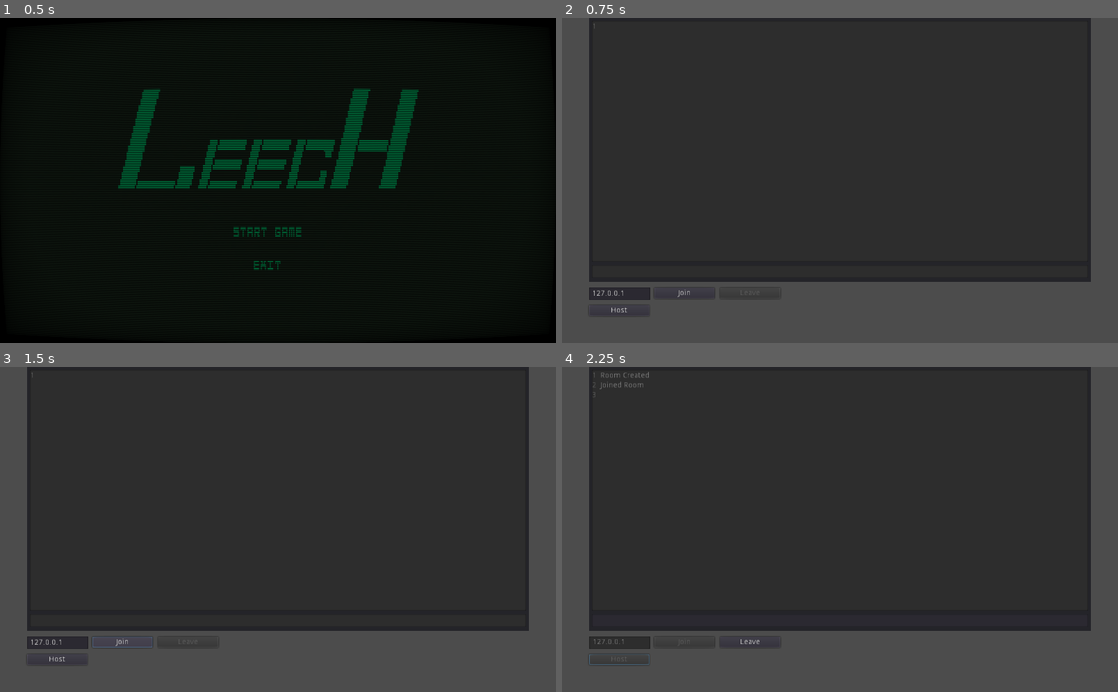
Above: before the commit, frames 1-4 (two rows, left to right).
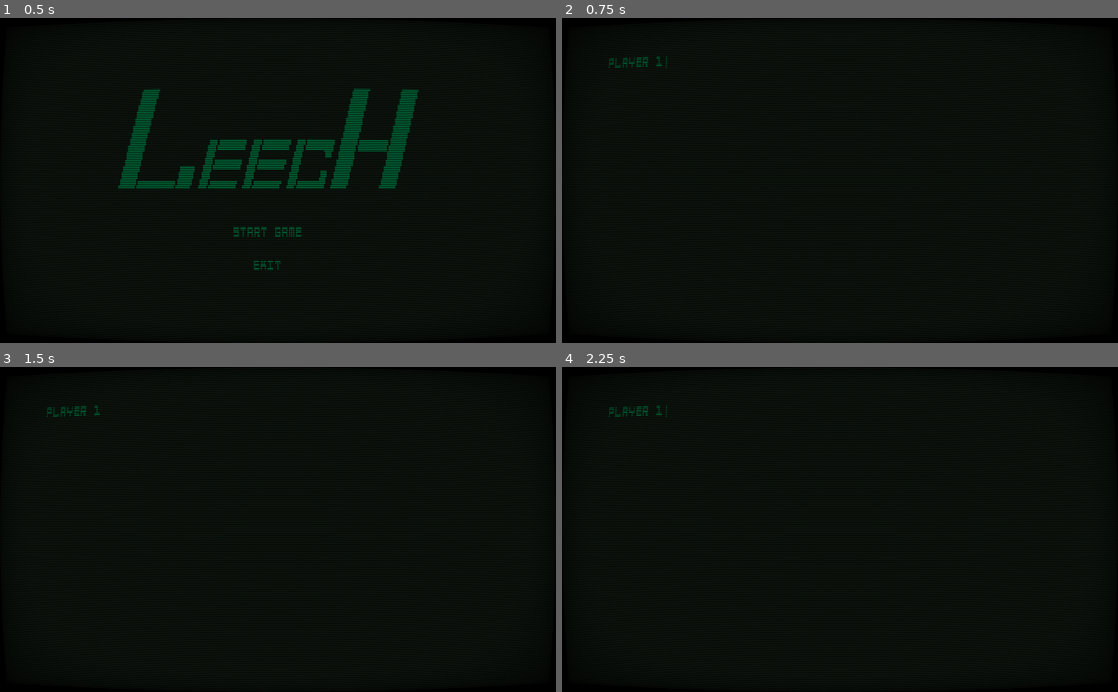
Above: after the commit, the same moments.

Repository: dvbeelen/LEECH
Game: Godot game, scene res://title/title.tscn
Two runs of this game, one before a commit and one after it. Both use one fixed random seed, a clock stepped at 60 frames per second and the inputs below.
Inputs (mouse positions are in pixels of both pictures, inside the frame that each line leads up to):
- Up to frame 1 (0.5 s): no input
- Up to frame 2 (0.75 s): click "Start game" at 0.5 s
- Up to frame 3 (1.5 s): click (122, 643) at 1.25 s, where only the run before the commit has a clickable "Join"
- Up to frame 4 (2.25 s): click (617, 659) at 2 s, where only the run before the commit has a clickable "Host"

Frame 1 is identical in both runs. In frame 2, 99% of the frame differs, in the area x 0-100%, y 0-100%; in frame 3, 99%; in frame 4, 99%.

Commit message:
Started working on Leechat

Diff:
--- a/leechat/ChatRoom.gd
+++ /dev/null
@@ -1,106 +0,0 @@
-extends Control
-
-onready var joinBtn = $Options/JoinBtn
-onready var leaveBtn = $Options/LeaveBtn
-onready var hostBtn = $Options/HostBtn
-onready var ipInput = $Options/IpInput
-
-onready var chatInput = $Panel/ChatInput
-onready var chatTxt = $Panel/ChatTxt
-
-const PORT = 31416
-const MAX_USERS = 2 # Not including host!
-
-# Client or Host connection
-var connection = null
-
-func _ready():
-
-	# Disable elements by default:
-	leaveBtn.disabled = true;
-	chatInput.editable = false;
-
-	# Listen for connection signals
-	get_tree().connect("connected_to_server", self, "enterRoom")
-	get_tree().connect("network_peer_connected", self, "userEntered")
-	get_tree().connect("network_peer_disconnected", self, "userExited")
-	get_tree().connect("server_disconnected", self, "onDisconnected")
-
-	# Setup Buttons
-	hostBtn.connect("pressed", self, "hostRoom")
-	joinBtn.connect("pressed", self, "joinRoom")
-	leaveBtn.connect("pressed", self, "leaveRoom")
-
-func _input(event):
-	if not event is InputEventKey:
-		return
-
-	if event.pressed and event.scancode == KEY_ENTER:
-		sendMessage()
-
-func sendMessage():
-	var message = chatInput.text
-	chatInput.text = ""
-
-	var id = get_tree().get_network_unique_id()
-	rpc("receiveMessage", id, message)
-
-sync func receiveMessage(id, message):
-	addMessage("[" + str(id) + "]: " + message)
-
-func hostRoom():
-	connection = NetworkedMultiplayerENet.new()
-	connection.create_server(PORT, MAX_USERS)
-	get_tree().set_network_peer(connection)
-
-	addMessage("Room Created")
-	enterRoom()
-
-func joinRoom():
-	var ip = ipInput.text
-
-	connection = NetworkedMultiplayerENet.new()
-	connection.create_client(ip, PORT)
-	get_tree().set_network_peer(connection)
-
-func enterRoom():
-	# Enable / Disable UI
-	chatInput.editable = true
-	leaveBtn.disabled = false
-	joinBtn.disabled = true
-	hostBtn.disabled = true
-	ipInput.editable = false
-
-	addMessage("Joined Room")
-
-func leaveRoom():
-	# Enable / Disable UI
-	chatInput.editable = false
-	leaveBtn.disabled = true
-	joinBtn.disabled = false
-	hostBtn.disabled = false
-	ipInput.editable = true
-
-	addMessage("Left Room")
-
-	# Disconnect...
-	connection.close_connection()
-	get_tree().set_network_peer(null)
-	connection = null
-
-func userEntered(id):
-	addMessage(str(id) + " joined the room")
-
-func userExited(id):
-	addMessage(str(id) + " left the room")
-
-func onDisconnected():
-	addMessage("Disconnected from server")
-	leaveRoom()
-
-func addMessage(message):
-	chatTxt.text += message + "\n";
-
-	# Manual scroll the text-edit (which has limited scroll features!)
-	# RichText labels have more scroll options!
-	chatTxt.cursor_set_line(chatTxt.get_line_count(), true, true)
--- a/leechat/ChatRoom.tscn
+++ /dev/null
@@ -1,68 +0,0 @@
-[gd_scene load_steps=2 format=2]
-
-[ext_resource path="res://leechat/ChatRoom.gd" type="Script" id=1]
-
-[node name="ChatRoom" type="Control"]
-anchor_right = 1.0
-anchor_bottom = 1.0
-script = ExtResource( 1 )
-
-[node name="Options" type="Control" parent="."]
-anchor_top = 1.0
-anchor_right = 1.0
-anchor_bottom = 1.0
-margin_left = 50.0
-margin_top = -100.0
-margin_right = -50.0
-
-[node name="JoinBtn" type="Button" parent="Options"]
-margin_left = 120.0
-margin_top = -2.0
-margin_right = 231.0
-margin_bottom = 18.0
-text = "Join"
-
-[node name="LeaveBtn" type="Button" parent="Options"]
-margin_left = 241.0
-margin_top = -2.0
-margin_right = 352.0
-margin_bottom = 18.0
-text = "Leave"
-
-[node name="IpInput" type="LineEdit" parent="Options"]
-margin_top = -3.0
-margin_right = 112.0
-margin_bottom = 21.0
-text = "127.0.0.1"
-
-[node name="HostBtn" type="Button" parent="Options"]
-margin_top = 30.0
-margin_right = 111.0
-margin_bottom = 50.0
-text = "Host"
-
-[node name="Panel" type="Panel" parent="."]
-anchor_right = 1.0
-anchor_bottom = 1.0
-margin_left = 50.0
-margin_right = -50.0
-margin_bottom = -113.0
-
-[node name="ChatInput" type="LineEdit" parent="Panel"]
-anchor_top = 1.0
-anchor_right = 1.0
-anchor_bottom = 1.0
-margin_left = 5.0
-margin_top = -31.0
-margin_right = -5.0
-margin_bottom = -7.0
-
-[node name="ChatTxt" type="TextEdit" parent="Panel"]
-anchor_right = 1.0
-margin_left = 5.0
-margin_top = 5.0
-margin_right = -5.0
-margin_bottom = 450.0
-mouse_default_cursor_shape = 0
-readonly = true
-show_line_numbers = true
--- /dev/null
+++ b/leechat/LEECHat.gd
@@ -0,0 +1,70 @@
+extends Control
+
+export var url = "ws://localhost:8080/"
+
+var client = WebSocketClient.new()
+onready var chatLog = $boxContainer/chatLog
+onready var writeLine = $boxContainer/HBoxContainer/writeLine
+onready var nameLabel = $boxContainer/HBoxContainer/Label
+
+func _ready():
+	nameLabel.text = "[" + Global.playerName + "]"
+	writeLine.grab_focus()
+	client.connect("connection_closed", self, "closeConn")
+	client.connect("connection_error", self, "errConn")
+	client.connect("connection_established", self, "conn")
+	client.connect("data_received", self, "onData")
+
+	var err = client.connect_to_url(url)
+	if err != OK:
+		print("Unable to connect.")
+		set_process(false)
+
+func _process(_delta):
+	client.poll()
+
+	if Input.is_action_just_pressed("frame_1"):
+		var nPayload = {
+			"method": "chat",
+			"username": Global.playerName,
+			"message": "Greetings and salutation"
+		}
+		send(nPayload)
+	if Input.is_action_just_pressed("enter"):
+		var nPayload = {
+			"method": "chat",
+			"username": Global.playerName,
+			"message": writeLine.text
+		}
+		writeLine.clear()
+		send(nPayload)
+
+func closeConn(was_clean = false):
+	print("Closed: clean " + String(was_clean))
+	set_process(false)
+
+func conn(proto = ""):
+	print("Connected with protocol: " + proto)
+	chatLogPrint("LEECH", "A new player has entered the chat!")
+
+func errConn(err):
+	print(err)
+
+func onData():
+	var payload = JSON.parse(client.get_peer(1).get_packet().get_string_from_utf8()).result
+	if payload.method == "chat":
+		chatLogPrint(payload.username, String(payload.message))
+
+func send(payload):
+	client.get_peer(1).put_packet(JSON.print(payload).to_utf8())
+
+func chatLogPrint(username, text):
+	var textcolor = "#ffffff"
+	if username != Global.playerName:
+		textcolor = "#016d3b"
+	chatLog.bbcode_text += '\n \n'
+	chatLog.bbcode_text += '[color=' + textcolor + ']'
+	if username != '':
+		chatLog.bbcode_text += '[' + username + ']: '
+	chatLog.bbcode_text += text
+	chatLog.bbcode_text += '[/color]'
--- /dev/null
+++ b/leechat/LEECHat.tscn
@@ -0,0 +1,82 @@
+[gd_scene load_steps=10 format=2]
+
+[ext_resource path="res://leechat/LEECHat.gd" type="Script" id=1]
+[ext_resource path="res://fonts/5Computers-In-Love.ttf" type="DynamicFontData" id=2]
+[ext_resource path="res://shader/crt_material.tres" type="Material" id=3]
+
+[sub_resource type="StyleBoxFlat" id=1]
+bg_color = Color( 0.0627451, 0.0980392, 0.0666667, 1 )
+
+[sub_resource type="DynamicFont" id=2]
+font_data = ExtResource( 2 )
+
+[sub_resource type="DynamicFont" id=5]
+font_data = ExtResource( 2 )
+
+[sub_resource type="StyleBoxEmpty" id=6]
+
+[sub_resource type="StyleBoxEmpty" id=3]
+
+[sub_resource type="DynamicFont" id=4]
+font_data = ExtResource( 2 )
+
+[node name="LEECHat" type="Control"]
+script = ExtResource( 1 )
+__meta__ = {
+"_edit_use_anchors_": false
+}
+
+[node name="Panel" type="Panel" parent="."]
+margin_right = 1024.0
+margin_bottom = 600.0
+custom_styles/panel = SubResource( 1 )
+
+[node name="boxContainer" type="VBoxContainer" parent="."]
+margin_left = 80.0
+margin_top = 40.0
+margin_right = 944.0
+margin_bottom = 600.0
+rect_min_size = Vector2( 864, 560 )
+__meta__ = {
+"_edit_use_anchors_": false
+}
+
+[node name="chatLog" type="RichTextLabel" parent="boxContainer"]
+margin_right = 864.0
+margin_bottom = 23.0
+custom_fonts/normal_font = SubResource( 2 )
+bbcode_enabled = true
+fit_content_height = true
+scroll_following = true
+
+[node name="HBoxContainer" type="HBoxContainer" parent="boxContainer"]
+margin_top = 27.0
+margin_right = 864.0
+margin_bottom = 49.0
+
+[node name="Label" type="Label" parent="boxContainer/HBoxContainer"]
+margin_bottom = 22.0
+custom_fonts/font = SubResource( 5 )
+custom_colors/font_color = Color( 0.00392157, 0.427451, 0.231373, 1 )
+
+[node name="writeLine" type="LineEdit" parent="boxContainer/HBoxContainer"]
+margin_left = 4.0
+margin_right = 172.0
+margin_bottom = 22.0
+custom_styles/focus = SubResource( 6 )
+custom_styles/normal = SubResource( 3 )
+custom_fonts/font = SubResource( 4 )
+custom_colors/cursor_color = Color( 0.00392157, 0.427451, 0.231373, 1 )
+custom_colors/font_color = Color( 0.00392157, 0.427451, 0.231373, 1 )
+max_length = 30
+caret_blink = true
+
+[node name="CanvasLayer" type="CanvasLayer" parent="."]
+
+[node name="ColorRect" type="ColorRect" parent="CanvasLayer"]
+material = ExtResource( 3 )
+margin_right = 1024.0
+margin_bottom = 600.0
+__meta__ = {
+"_edit_use_anchors_": false
+}
--- a/leechat/ws.gd
+++ /dev/null
@@ -1,46 +0,0 @@
-extends Node
-
-export var url = "ws://localhost:8080/"
-
-var client = WebSocketClient.new()
-
-func _ready():
-	client.connect("connection_closed", self, "closeConn")
-	client.connect("connection_error", self, "errConn")
-	client.connect("connection_established", self, "conn")
-	client.connect("data_received", self, "onData")
-
-	var err = client.connect_to_url(url)
-	if err != OK:
-		print("Unable to connect.")
-		set_process(false)
-
-func _process(_delta):
-	client.poll()
-
-func closeConn(was_clean = false):
-	print("Closed: clean " + String(was_clean))
-	set_process(false)
-
-func conn(proto = ""):
-	print("Connected with protocol: " + proto)
-
-func errConn(err):
-	print(err)
-
-func onData():
-	var payload = JSON.parse(client.get_peer(1).get_packet().get_string_from_utf8()).result
-	print(payload)
-	send()
-
-func send():
-	var payload = {
-		"method": "disconnect",
-		"username": "Player 1",
-		"roomName": "Room1"
-	}
-#	var payload = {
-#		"method": "chat",
-#		"message": "test"
-#	}
-	client.get_peer(1).put_packet(JSON.print(payload).to_utf8())
--- a/leechat/ws.tscn
+++ /dev/null
@@ -1,9 +0,0 @@
-[gd_scene load_steps=2 format=2]
-
-[ext_resource path="res://leechat/ws.gd" type="Script" id=1]
-
-[node name="ws" type="Node"]
-script = ExtResource( 1 )
-
-[node name="HTTPRequest" type="HTTPRequest" parent="."]
-[connection signal="request_completed" from="HTTPRequest" to="." method="_on_HTTPRequest_request_completed"]
--- a/project.godot
+++ b/project.godot
@@ -84,6 +84,11 @@
 "events": [ Object(InputEventKey,"resource_local_to_scene":false,"resource_name":"","device":0,"alt":false,"shift":false,"control":false,"meta":false,"command":false,"pressed":false,"scancode":51,"unicode":0,"echo":false,"script":null)
  ]
 }
+enter={
+"deadzone": 0.5,
+"events": [ Object(InputEventKey,"resource_local_to_scene":false,"resource_name":"","device":0,"alt":false,"shift":false,"control":false,"meta":false,"command":false,"pressed":false,"scancode":16777221,"unicode":0,"echo":false,"script":null)
+ ]
+}
 
 [rendering]
 
--- a/title/title.gd
+++ b/title/title.gd
@@ -6,4 +6,4 @@
 
 func _on_start_pressed():
 	print("Starting the game...")
-	Global.gotoScene("res://leechat/ChatRoom.tscn")
+	Global.gotoScene("res://leechat/LEECHat.tscn")
Not shown, changed: export_presets.cfg
Not shown, changed: exports/test.pck
